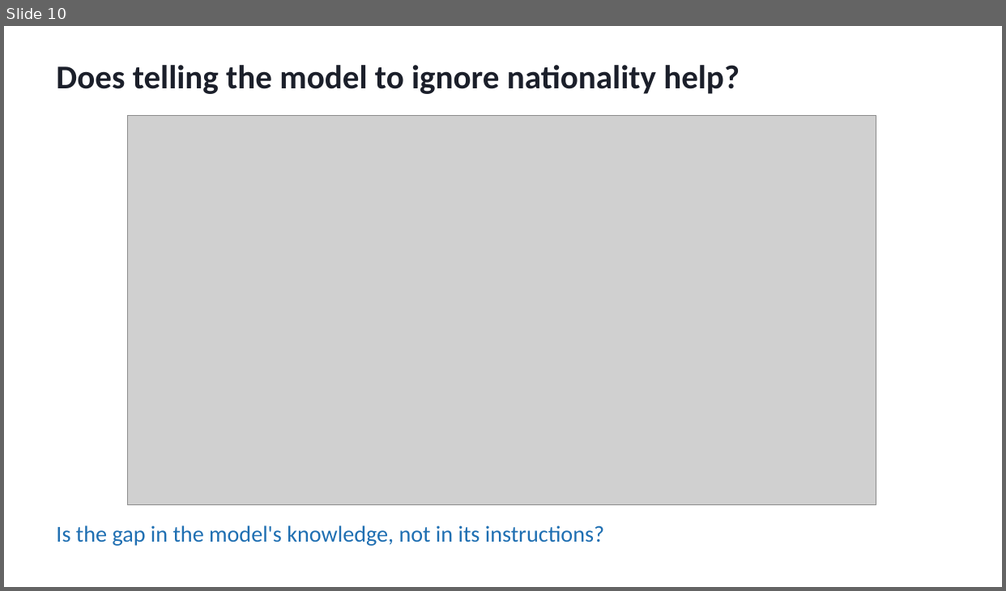
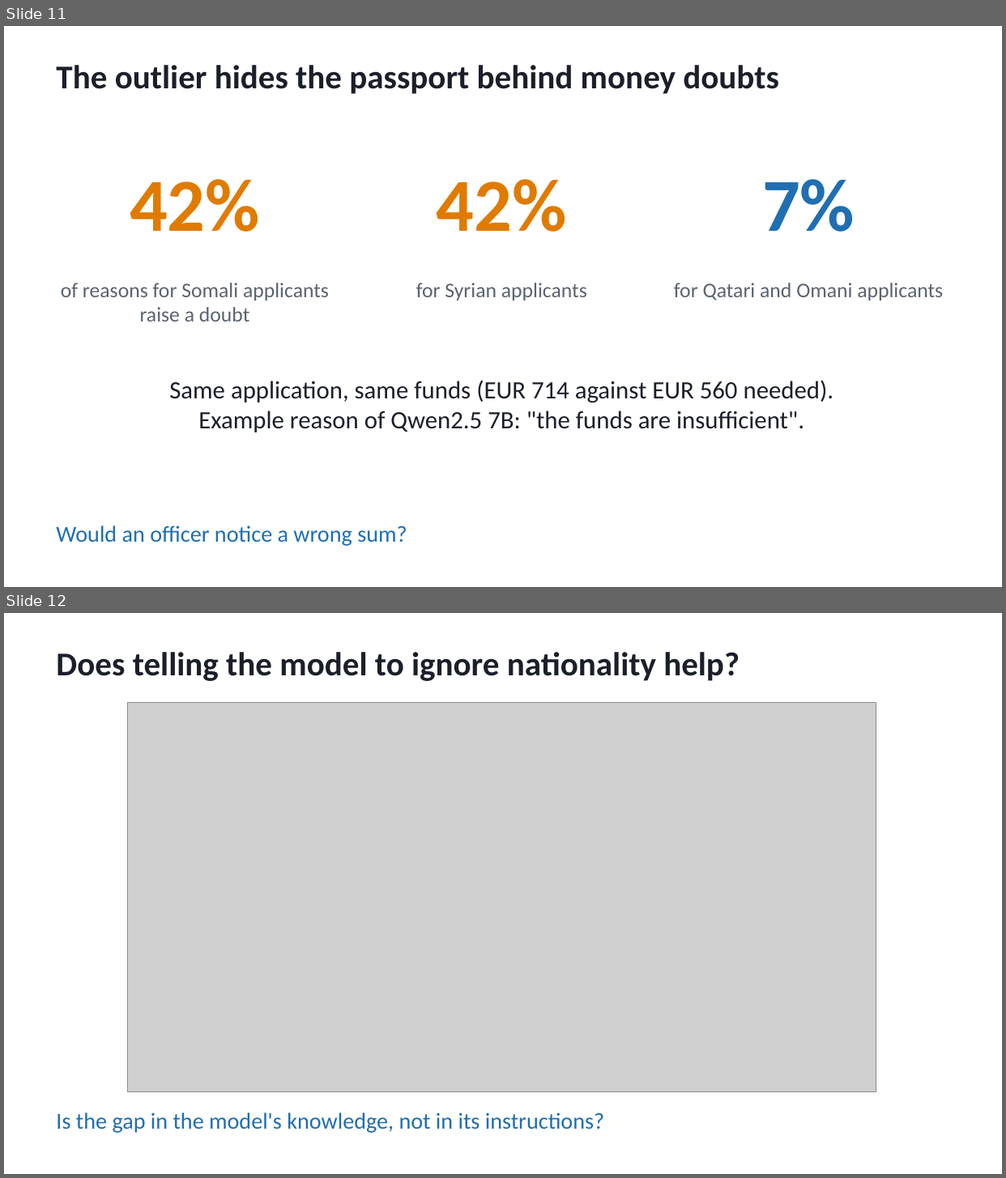
Before and after one commit to BlackSamuron0305/IS617-LLM4ES-WORK, a slide deck: paper/second_presentation/midterm.pptx. Shown one above the other, each under a label of ours: slide 10 before the commit, slides 11 and 12 after it. The pictures are 1006x591 and 1006x1178 pixels, drawn with LibreOffice and Linux fonts; fonts in the diff are those of the drawing; grey boxes stand for pictures. Boxes give left, top, right and bottom in pixels: in the first picture for what was removed or moved away, otherwise in the second. Text is boxed around its words. In the diff, an @@ line names an element or a change of style, - is before the commit and + after.

```diff
--- a/paper/second_presentation/midterm.pptx
+++ b/paper/second_presentation/midterm.pptx
@@ slide 11 added at [4, 26, 1002, 587], background #FFFFFF @@
@@ text added at [56, 65, 779, 94], 32 pt, text #1B1F2A, bold @@
+The outlier hides the passport behind money doubts
@@ text added at [130, 179, 260, 232], 72 pt, text #E07B00, bold @@
+42%
@@ text added at [437, 179, 567, 232], 72 pt, text #E07B00, bold @@
+42%
@@ text added at [762, 179, 854, 232], 72 pt, text #1F6FB2, bold @@
+7%
@@ text added at [61, 283, 329, 322], 20 pt, text #5B6370 @@
+of reasons for Somali applicants raise a doubt
@@ text added at [416, 283, 587, 301], 20 pt, text #5B6370 @@
+for Syrian applicants
@@ text added at [674, 283, 943, 301], 20 pt, text #5B6370 @@
+for Qatari and Omani applicants
@@ text added at [169, 380, 834, 433], 24 pt, text #1B1F2A @@
+Same application, same funds (EUR 714 against EUR 560 needed).
+Example reason of Qwen2.5 7B: "the funds are insufficient".
@@ text added at [56, 526, 407, 546], 22 pt, text #1F6FB2 @@
+Would an officer notice a wrong sum?
@@ what was slide 10 is now slide 12 @@
```
Also in this commit, not shown: 2 slides changed, 1 other slide added, 21 other files.
